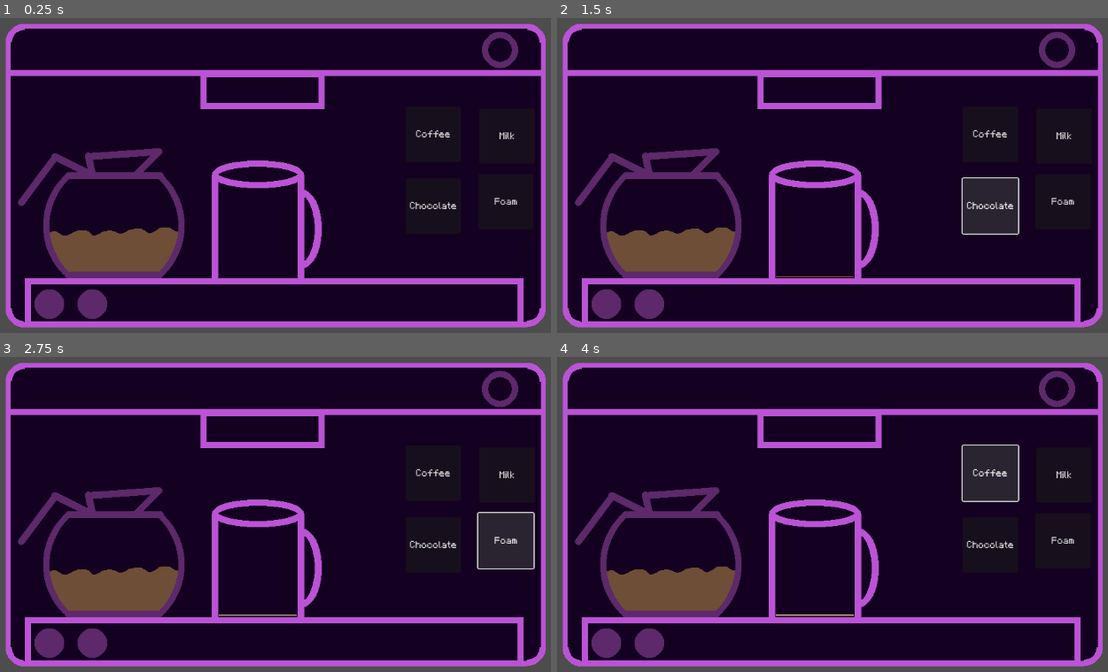
Above: before the commit, frames 1-4 (two rows, left to right).
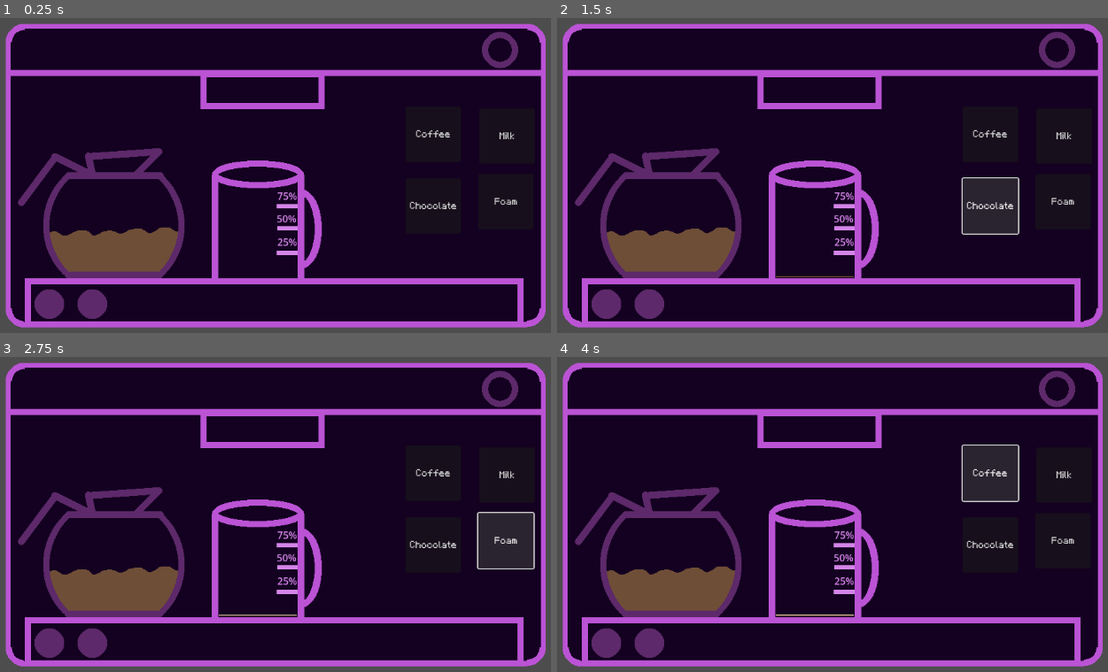
Above: after the commit, the same moments.

Repository: ARLJohnston/GMTK-2025
Game: Godot game, scene res://coffee_maker_minigame.tscn
Same seed, same stepped clock (60 frames per second), same inputs: the game is played once before the commit and once after it. This scene is started directly instead of the project's main scene.
Inputs:
- Up to frame 1 (0.25 s): no input
- Up to frame 2 (1.5 s): click "Coffee" at 0.5 s; click "Chocolate" at 1.25 s
- Up to frame 3 (2.75 s): click "Foam" at 2 s
- Up to frame 4 (4 s): click "Milk" at 2.75 s; click "Coffee" at 3.5 s

The runs differ from the first frame. In frame 1, 0.3% of the frame differs, in the area x 50-55%, y 55-76%; in frame 2, 0.3%; in frame 3, 0.3%; in frame 4, 0.3%.

Commit message:
feat(coffee-maker-minigame): add mug markers

Diff:
--- a/coffee_maker_minigame.tscn
+++ b/coffee_maker_minigame.tscn
@@ -79,6 +79,7 @@
 text = "Milk"
 
 [node name="MessageBackground" type="ColorRect" parent="."]
+visible = false
 z_index = 100
 offset_left = 141.0
 offset_top = 62.0
@@ -87,6 +88,7 @@
 color = Color(0.733333, 0.32549, 0.835294, 1)
 
 [node name="FailedLabel" type="Label" parent="."]
+visible = false
 z_index = 101
 offset_right = 1157.0
 offset_bottom = 645.0
@@ -99,6 +101,7 @@
 vertical_alignment = 1
 
 [node name="SuccessLabel" type="Label" parent="."]
+visible = false
 z_index = 101
 offset_right = 1157.0
 offset_bottom = 645.0
@@ -111,6 +114,7 @@
 vertical_alignment = 1
 
 [node name="RestartButton" type="Button" parent="."]
+visible = false
 offset_left = 190.0
 offset_top = 586.0
 offset_right = 562.0
@@ -118,11 +122,57 @@
 text = "Restart"
 
 [node name="BackButton" type="Button" parent="."]
+visible = false
 offset_left = 584.0
 offset_top = 586.0
 offset_right = 956.0
 offset_bottom = 632.0
 text = "Back To Kitchen"
+
+[node name="25mil" type="ColorRect" parent="."]
+offset_left = 583.0
+offset_top = 446.0
+offset_right = 617.0
+offset_bottom = 453.0
+color = Color(0.831373, 0.521569, 0.909804, 1)
+
+[node name="25mil3" type="ColorRect" parent="."]
+offset_left = 583.0
+offset_top = 370.0
+offset_right = 617.0
+offset_bottom = 377.0
+color = Color(0.830749, 0.52261, 0.911128, 1)
+
+[node name="25mil2" type="ColorRect" parent="."]
+offset_left = 584.0
+offset_top = 406.0
+offset_right = 617.0
+offset_bottom = 413.0
+color = Color(0.831373, 0.521569, 0.909804, 1)
+
+[node name="25PercentLabel" type="Label" parent="."]
+offset_left = 584.0
+offset_top = 420.0
+offset_right = 618.0
+offset_bottom = 443.0
+theme_override_colors/font_color = Color(0.831373, 0.521569, 0.909804, 1)
+text = "25%"
+
+[node name="50PercentLabel" type="Label" parent="."]
+offset_left = 583.0
+offset_top = 382.0
+offset_right = 617.0
+offset_bottom = 405.0
+theme_override_colors/font_color = Color(0.831373, 0.521569, 0.909804, 1)
+text = "50%"
+
+[node name="75PercentLabel" type="Label" parent="."]
+offset_left = 584.0
+offset_top = 345.0
+offset_right = 618.0
+offset_bottom = 368.0
+theme_override_colors/font_color = Color(0.831373, 0.521569, 0.909804, 1)
+text = "75%"
 
 [connection signal="button_down" from="CoffeeButton" to="." method="_on_coffee_button_button_down"]
 [connection signal="button_up" from="CoffeeButton" to="." method="_on_coffee_button_button_up"]
